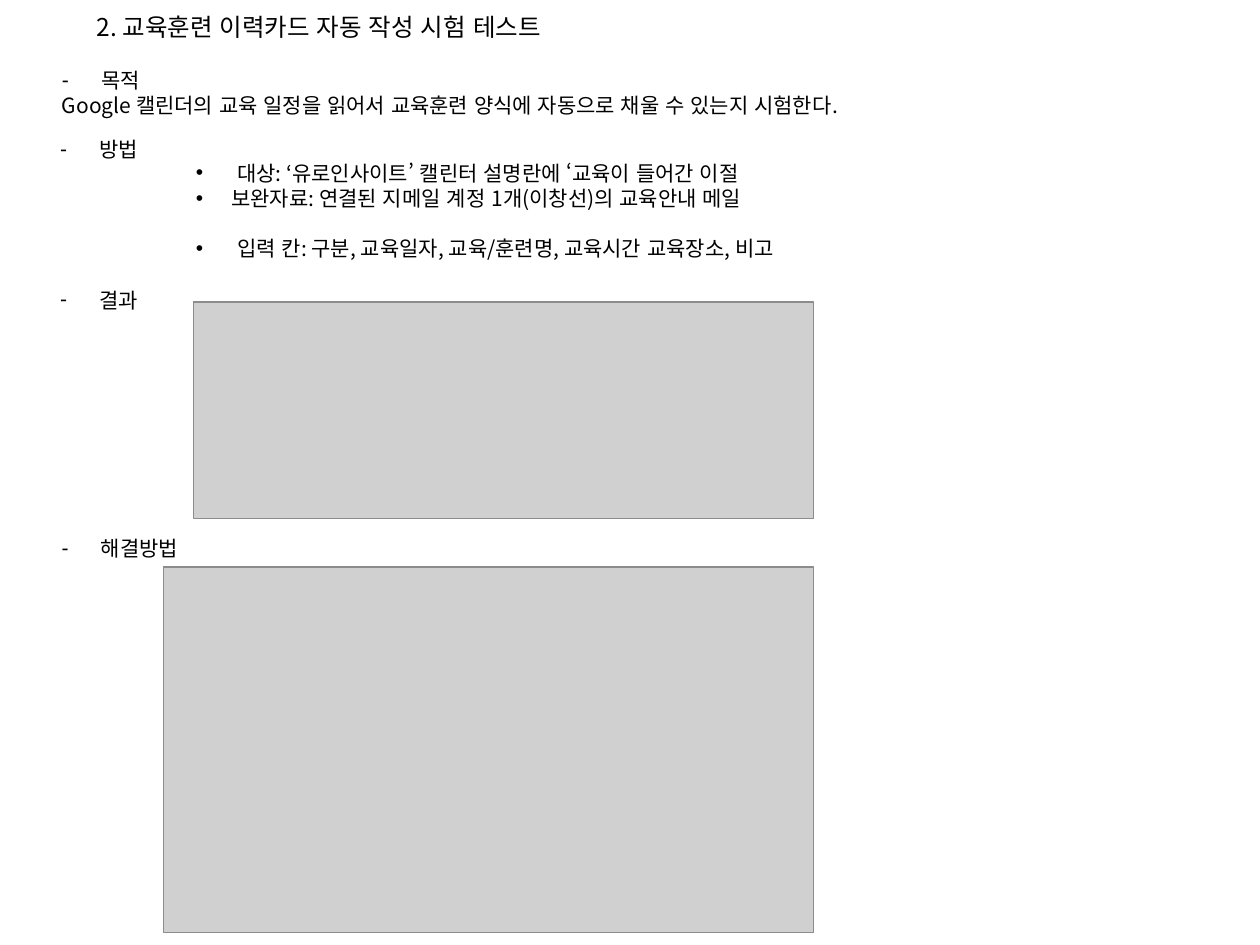
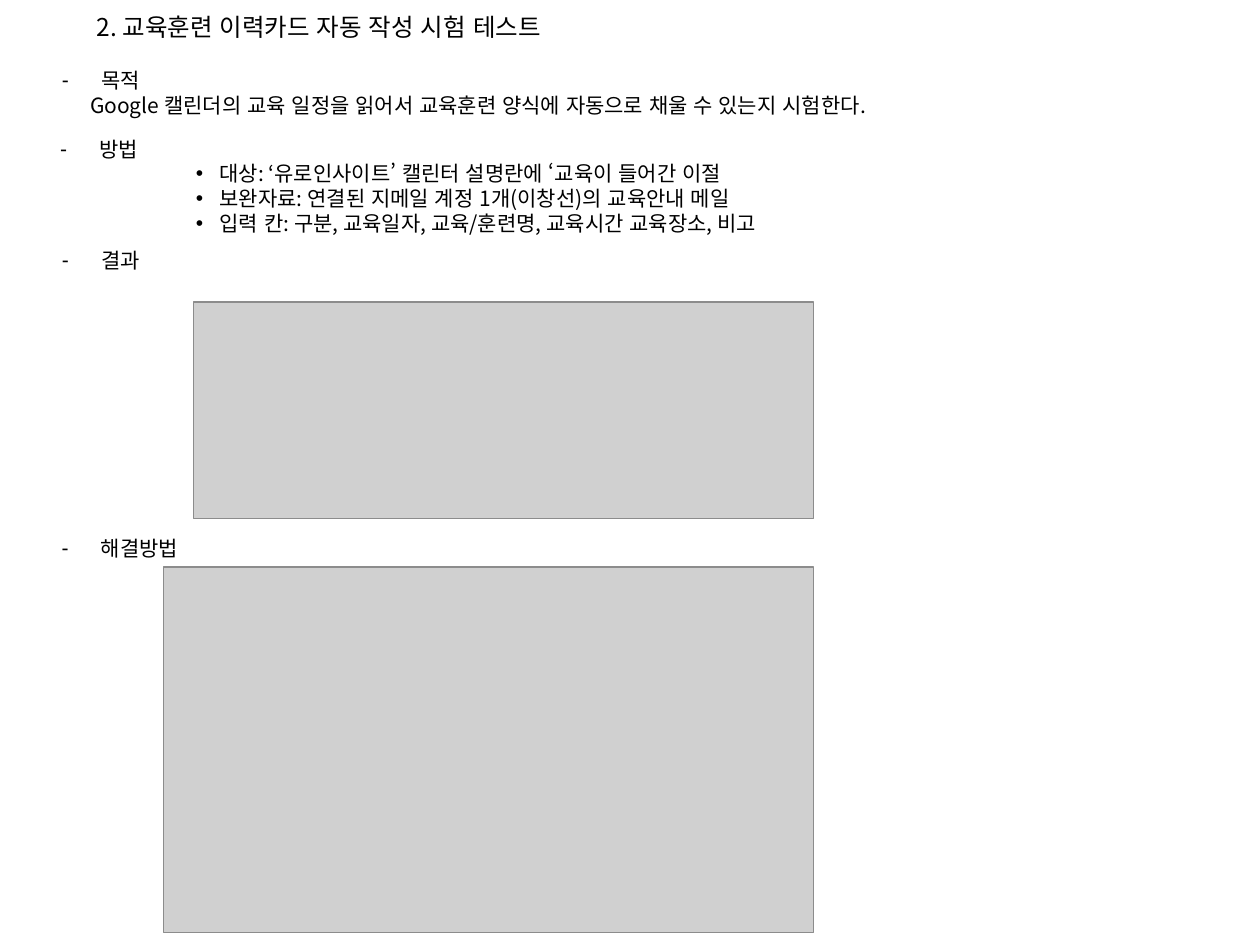
Before and after one commit to ckdtjs0911-glitch/Seony-example, a slide deck: slide 2 of meeting/1118_회의자료.pptx. Drawn at 1260x945 pixels with LibreOffice and Linux fonts; fonts in the diff are those of the drawing; grey boxes stand for pictures. Boxes give left, top, right and bottom in pixels: in the first picture for what was removed or moved away, otherwise in the second. Text is boxed around its words. In the diff, an @@ line names an element or a change of style, - is before the commit and + after.

```diff
--- a/meeting/1118_회의자료.pptx
+++ b/meeting/1118_회의자료.pptx
@@ text "목적" moved from (x1=62, y1=70, x2=838, y2=118) to (x1=90, y1=70, x2=866, y2=118) @@
@@ text "대상: ‘유로인사이트’ 캘린터 설명란에 ‘교육이 ..." rewrapped from (x1=231, y1=162, x2=774, y2=260) to (x1=220, y1=162, x2=756, y2=235) @@
@@ text "결과" moved from (x1=100, y1=290, x2=139, y2=310) to (x1=101, y1=250, x2=140, y2=270) @@
```
Also in this commit, not shown: 1 other slide changed, 1 other file.
